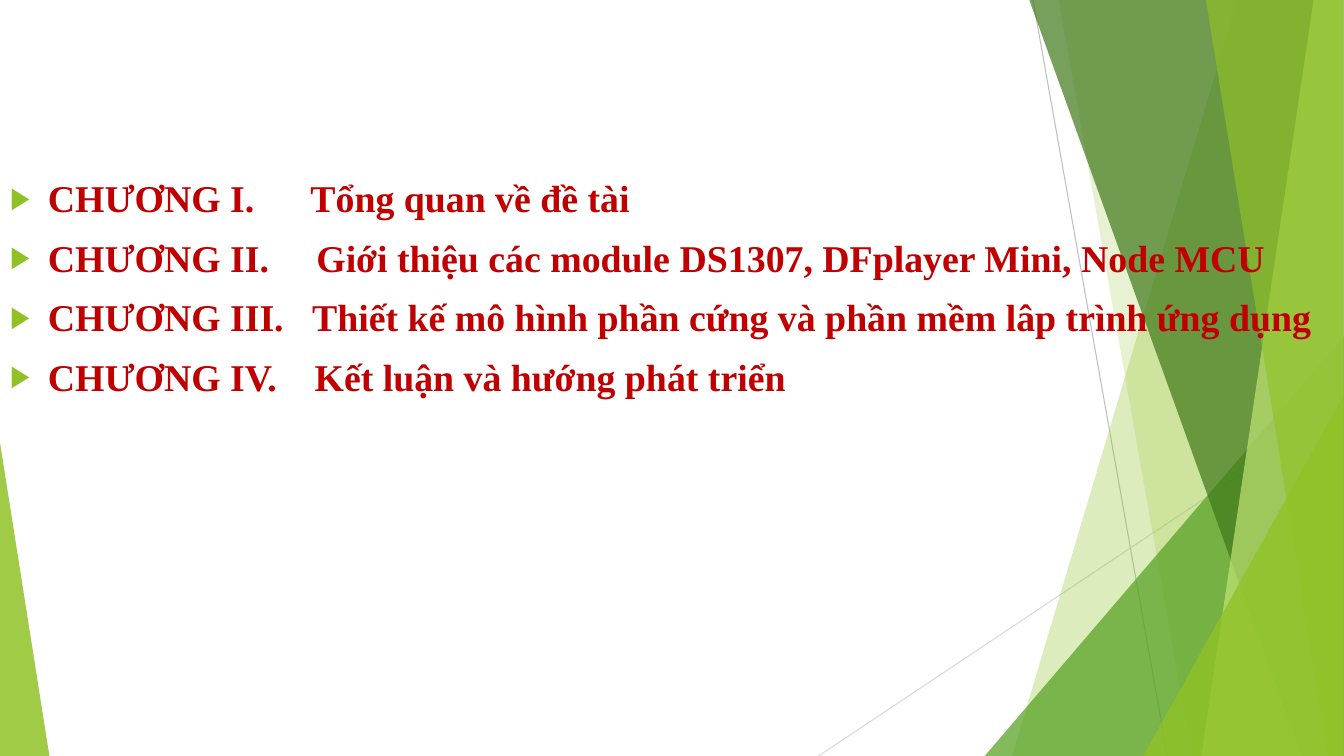
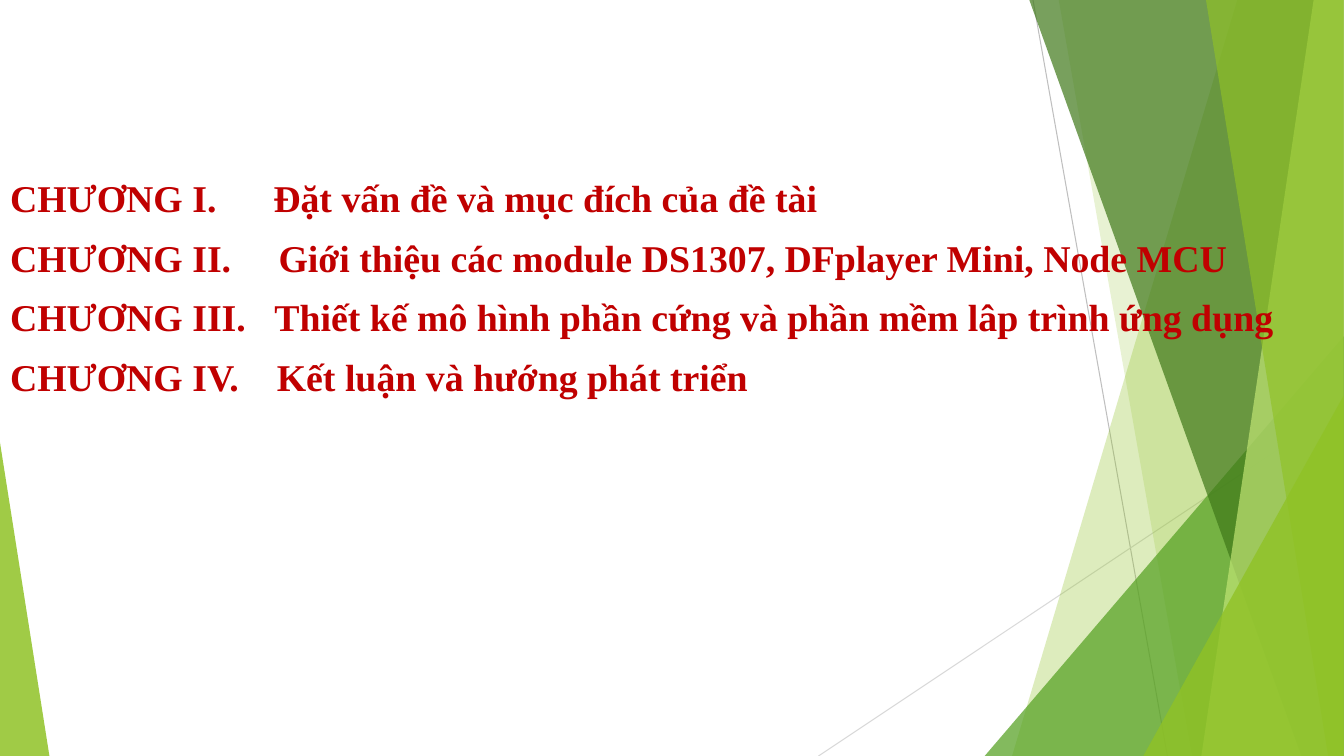
Before and after one commit to huynhlinh112/final, a slide deck: slide 2 of final.pptx. Drawn at 1344x756 pixels with LibreOffice and Linux fonts; fonts in the diff are those of the drawing. Boxes give left, top, right and bottom in pixels: in the first picture for what was removed or moved away, otherwise in the second. Text is boxed around its words. In the diff, an @@ line names an element or a change of style, - is before the commit and + after.

```diff
--- a/final.pptx
+++ b/final.pptx
@@ text at <box>10,184,817,220</box>: text changed @@
-▶ CHƯƠNG I. Tổng quan về đề tài
+CHƯƠNG I. Đặt vấn đề và mục đích của đề tài
@@ text at <box>10,243,1273,398</box>: bullet ▶ to none @@
```
Also in this commit, not shown: 10 other slides changed, 1 slide added.
